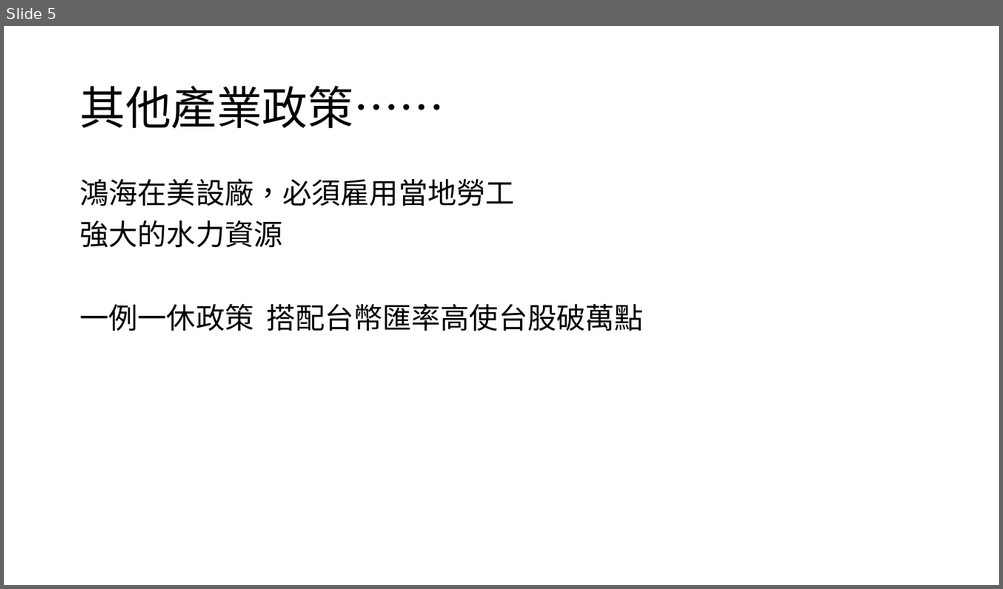
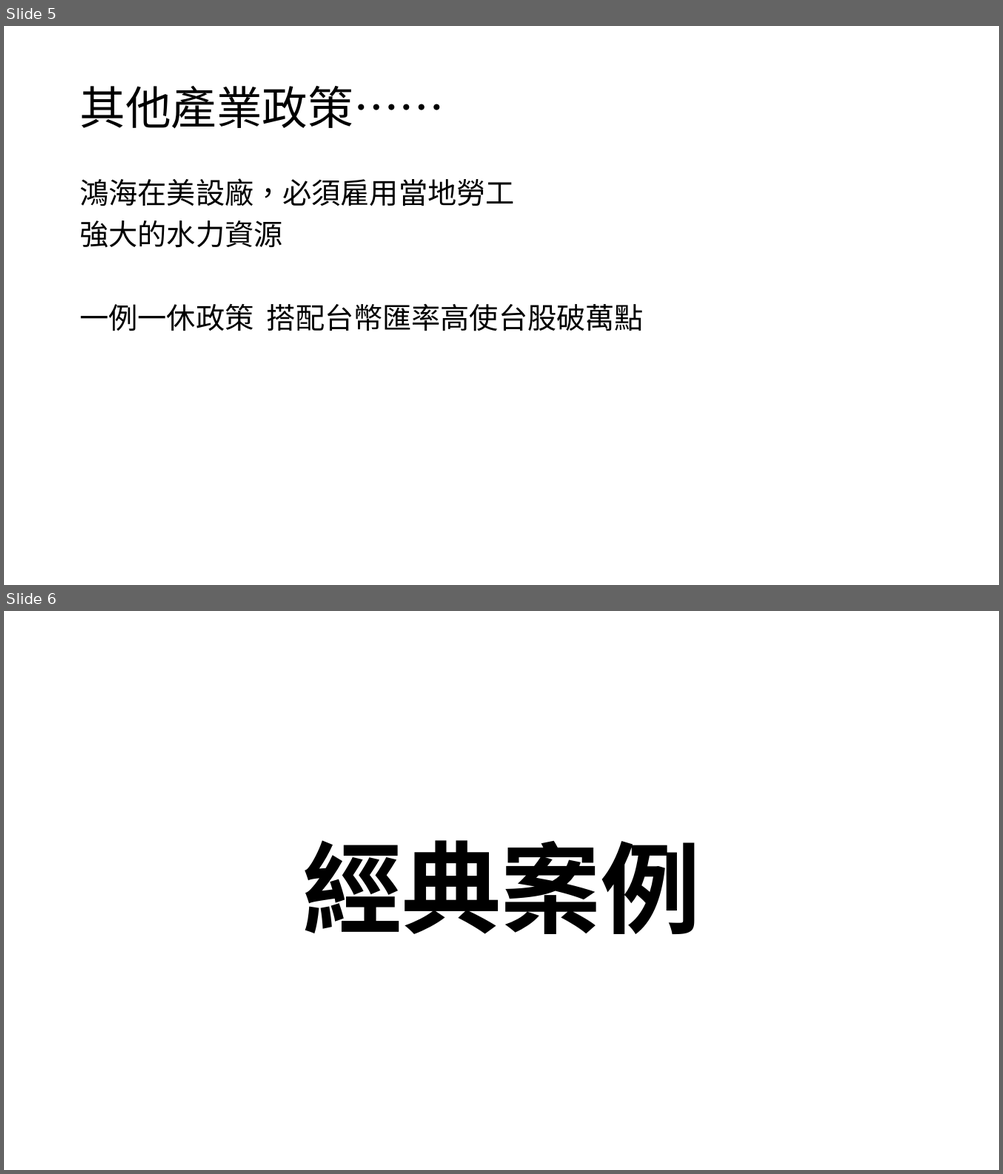
Before and after one commit to Jameswilson7788/school, a slide deck: 政府產業政策簡報.pptx. Shown one above the other, each under a label of ours: slide 5 before the commit, slides 5 and 6 after it. The pictures are 1003x589 and 1003x1174 pixels, drawn with LibreOffice and Linux fonts; fonts in the diff are those of the drawing. Boxes give left, top, right and bottom in pixels: in the first picture for what was removed or moved away, otherwise in the second. Text is boxed around its words. In the diff, an @@ line names an element or a change of style, - is before the commit and + after.

Commit message:
新增經典案例

```diff
--- a/政府產業政策簡報.pptx
+++ b/政府產業政策簡報.pptx
@@ slide 6 added at [4,611,999,1170], background #FFFFFF @@
@@ text added at [302,840,700,934], 96 pt, text #000000, bold @@
+經典案例
```
Also in this commit, not shown: 1 slide changed, 1 other slide added.
